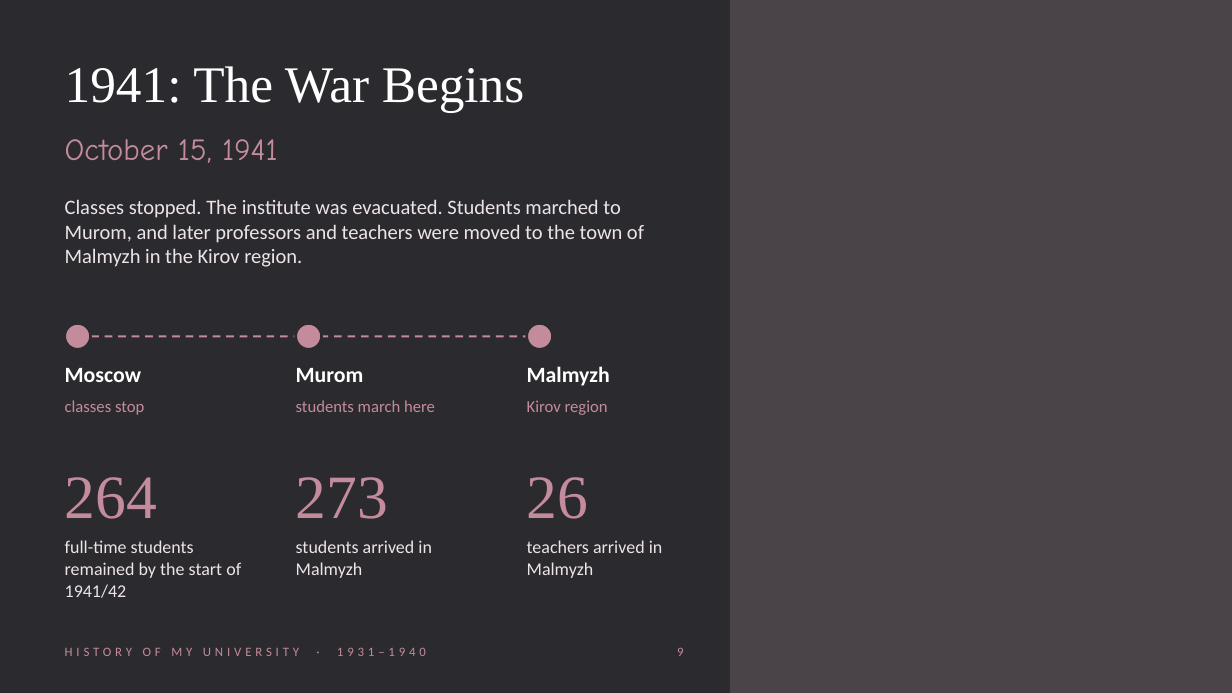
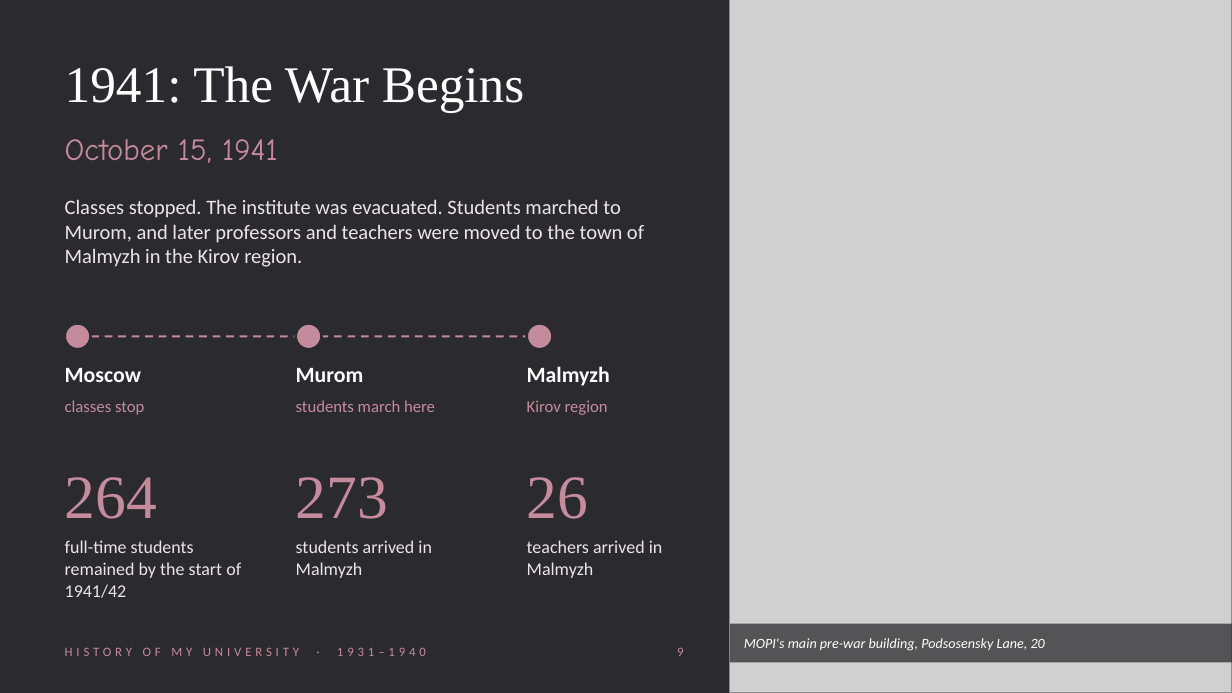
Before and after one commit to gtssummer/paintbot, a slide deck: slide 9 of presentation/MOPI_History_1931-1940.pptx. Drawn at 1232x693 pixels with LibreOffice and Linux fonts; fonts in the diff are those of the drawing; grey boxes stand for pictures. Boxes give left, top, right and bottom in pixels: in the first picture for what was removed or moved away, otherwise in the second. Text is boxed around its words. In the diff, an @@ line names an element or a change of style, - is before the commit and + after.

```diff
--- a/presentation/MOPI_History_1931-1940.pptx
+++ b/presentation/MOPI_History_1931-1940.pptx
@@ rectangle removed at [730, 0, 1232, 693] @@
@@ picture added at [730, 0, 1232, 693] @@
@@ rectangle added at [730, 624, 1232, 663], fill #2B2A2E at 75% opacity @@
@@ text added at [744, 638, 1045, 651], 11 pt, text #FFFFFF, italic @@
+MOPI's main pre-war building, Podsosensky Lane, 20
```
Also in this commit, not shown: 5 other slides changed, 18 other files.
